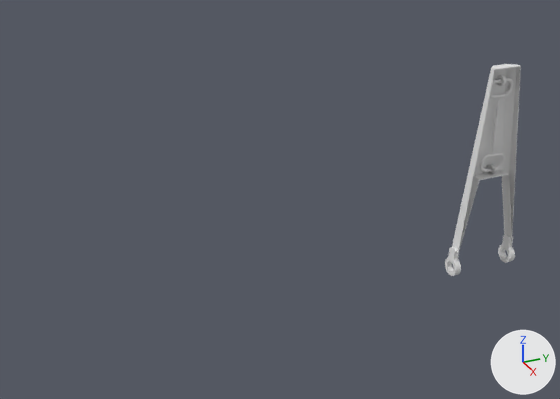
Before and after pictures for a commit that changed the Blender file Arman/spacexMODELS/posadka.blend.
Both versions are drawn from a 50 mm lens placed at (33.1, -28.3, 23.1), pointed at (-0.3, -13.3, 6.4). Lighting does not change. The marker at lower right points along +X, +Y and +Z.
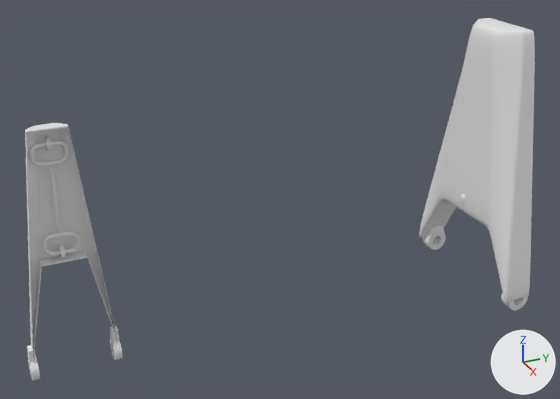
Commit message: refresh file posadka

What differs and where, as boxes (x1, y1, x2, y2) in the pictures (560 x 399 px):
'Plane.003', added
    after: (419, 18, 535, 302)
'Plane', moved
    before: (452, 64, 521, 260)
    after: (25, 123, 123, 381)
'Plane.002', moved
    before: (490, 78, 514, 153)
    after: (29, 141, 69, 232)
'Cylinder.001', no longer drawn
    before: (445, 235, 515, 276)
'Цилиндр.001', added
    after: (423, 225, 528, 310)
'Plane.001', moved
    before: (480, 153, 505, 172)
    after: (42, 231, 80, 256)
'Cylinder.004', moved
    before: (497, 75, 506, 86)
    after: (45, 137, 52, 151)
'Cylinder.003', moved (not visible before)
    after: (59, 245, 66, 258)
'Cylinder', deleted
    before: (486, 164, 495, 175)
'Цилиндр', added
    after: (461, 193, 466, 204)

What changed in the scene script:
```text
Change me_cylinder_003:
    used by ob_cylinder_001; parent = ob_plane; location = (0.0, 0.0, 0.0); rotation_euler = (1.571, 1.571, 0.0), in degrees (90, 90, 0); scale = (0.562, 0.562, 0.18)
    remove me_cylinder_003.from_pydata(...)  # 288 vertices, 168 faces; spans x -2.2..1.0, y -1.0..1.0, z -12.0..12.3
    add me_cylinder_003.from_pydata(...)  # 0 vertices, 0 faces; spans empty
    me_cylinder_003 part 1: the whole mesh is rebuilt
Add me_цилиндр_003:
    me_цилиндр_003.from_pydata(...)  # 308 vertices, 188 faces; spans x -0.1..1.9, y -1.9..1.3, z -12.7..12.7
Add me_plane:
    me_plane.from_pydata(...)  # 20 vertices, 14 faces; spans x -1.0..1.0, y -1.0..1.0, z 1.99..3.83
Add me_цилиндр:
    me_цилиндр.from_pydata(...)  # 154 vertices, 94 faces; spans x -1.0..1.0, y -1.62..1.0, z -1.0..1.0
Add me_plane_005:
    me_plane_005.from_pydata(...)  # 1408 vertices, 1378 faces; spans x -0.7..0.7, y -1.5..-1.24, z 2.03..4.6
Remove ob_cylinder:
    ob_cylinder = bpy.data.objects.new('Cylinder', me_cylinder_001)
    ob_cylinder.location = (-0.07, 0.0, 5.92)
    ob_cylinder.rotation_euler = (1.571, 0.0, 0.0)  # degrees (90, 0, 0)
    ob_cylinder.scale = (-0.293, -0.293, -0.0939)
Change ob_cylinder_001:
    ob_cylinder_001.rotation_euler: (1.571, 1.571, 0.0) -> (0.0, 0.0, 0.0)  # degrees (90, 90, 0) -> degrees (0, 0, 0)
    ob_cylinder_001.location: (0.0, 0.0, 0.0) -> (-0.0134, -0.787, 8.368)
    ob_cylinder_001.scale: (0.562, 0.562, 0.18) -> (0.173, 0.173, 2.12)
Change ob_plane_001:
    ob_plane_001.location: (0.0, 0.0, 0.78) -> (0.0, -24.48, 0.78)
Change ob_plane_002:
    ob_plane_002.location: (-0.08, 0.0, 5.17) -> (-0.08, -24.48, 5.17)
Change ob_cylinder_003:
    ob_cylinder_003.location: (-0.07, 0.0, 5.92) -> (-0.07, -24.48, 5.92)
Add ob_цилиндр_001:
    ob_цилиндр_001 = bpy.data.objects.new('Цилиндр.001', me_цилиндр_003)
    ob_цилиндр_001.location = (0.0, -0.05, -0.08)
    ob_цилиндр_001.rotation_euler = (1.571, 3.144, -4.712)  # degrees (90, 180, -270)
    ob_цилиндр_001.scale = (0.659, 0.659, 0.339)
Add ob_plane_003:
    ob_plane_003 = bpy.data.objects.new('Plane.003', me_plane)
    ob_plane_003.parent = ob_цилиндр_001
    ob_plane_003.matrix_parent_inverse = Matrix(((0.0, 0.0, -1.517, -0.119), (0.0, 1.517, 0.0, 0.0707), (2.948, 0.0, 0.0, -0.0065), (0.0, 0.0, 0.0, 1.0)))
    ob_plane_003.location = (0.00221, -6.888, -3.838)
    ob_plane_003.scale = (4.57, 7.6, 1.0)
    _m = ob_plane_003.modifiers.new('Subdivision', 'SUBSURF')
    _m.subdivision_type = 'SIMPLE'
    _m = ob_plane_003.modifiers.new('Subdivision.001', 'SUBSURF')
    _m.levels = 3
    _m = ob_plane_003.modifiers.new('Subdivision.002', 'SUBSURF')
    _m = ob_plane_003.modifiers.new('Solidify', 'SOLIDIFY')
    _m.thickness = 0.04
Add ob_цилиндр:
    ob_цилиндр = bpy.data.objects.new('Цилиндр', me_цилиндр)
    ob_цилиндр.parent = ob_plane_004
    ob_цилиндр.matrix_parent_inverse = Matrix(((0.487, 0.0, 0.0, -0.00108), (0.0, 0.487, 0.0, -0.959), (0.0, 0.0, 0.487, 0.0383), (0.0, 0.0, 0.0, 1.0)))
    ob_цилиндр.location = (0.00221, -0.845, 4.418)
    ob_цилиндр.rotation_euler = (0.0, 1.571, 0.0)  # degrees (0, 90, 0)
    ob_цилиндр.scale = (0.659, 0.659, 0.339)
Add ob_plane_004:
    ob_plane_004 = bpy.data.objects.new('Plane.004', me_plane_005)
    ob_plane_004.location = (0.0, 1.97, -0.08)
    ob_plane_004.scale = (2.05, 2.05, 2.05)
```
